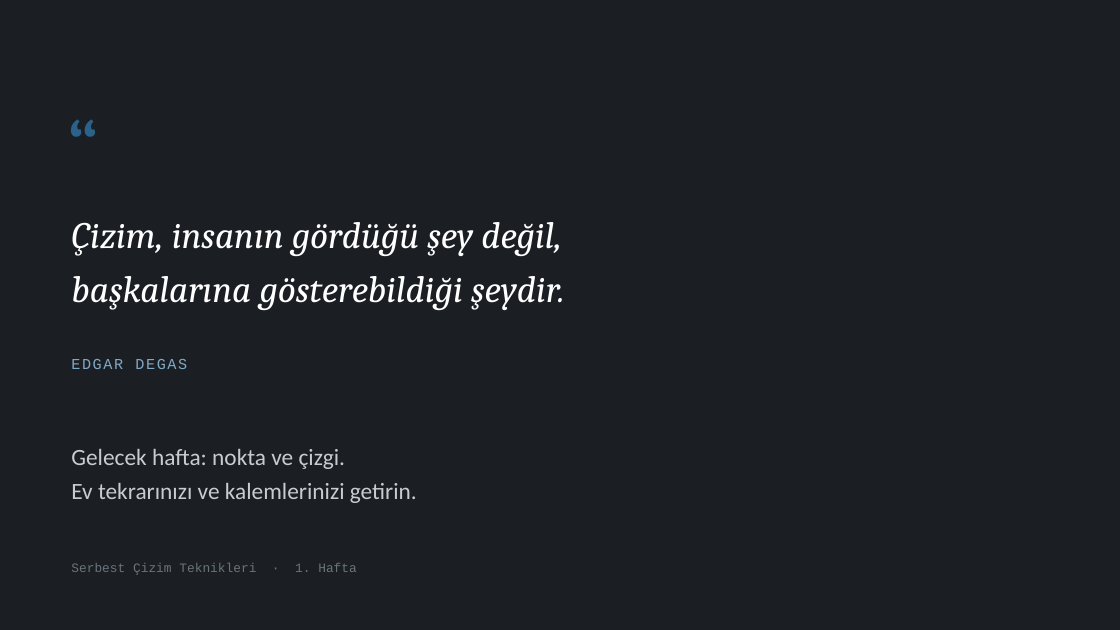
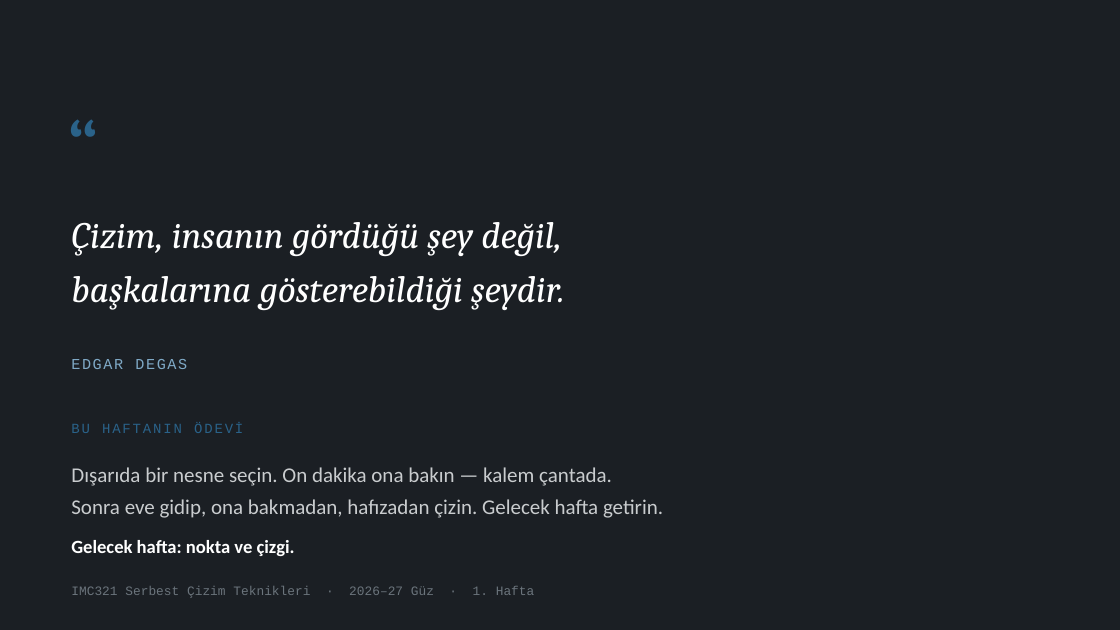
Before and after one commit to bunal91/sanat-ve-mekan, a slide deck: slide 35 of ders/serbest-cizim-teknikleri/02-1hafta-sunum.pptx (slide 34 before the commit). Drawn at 1120x630 pixels with LibreOffice and Linux fonts; fonts in the diff are those of the drawing. Boxes give left, top, right and bottom in pixels: in the first picture for what was removed or moved away, otherwise in the second. Text is boxed around its words. In the diff, an @@ line names an element or a change of style, - is before the commit and + after.

```diff
--- a/ders/serbest-cizim-teknikleri/02-1hafta-sunum.pptx
+++ b/ders/serbest-cizim-teknikleri/02-1hafta-sunum.pptx
@@ text added at (x1=71, y1=424, x2=243, y2=433), 12 pt, text #2A6289 @@
+BU HAFTANIN ÖDEVİ
@@ text added at (x1=71, y1=467, x2=663, y2=518), 18 pt, text #C9CCCE @@
+Dışarıda bir nesne seçin. On dakika ona bakın — kalem çantada.
+Sonra eve gidip, ona bakmadan, hafızadan çizin. Gelecek hafta getirin.
@@ text at (x1=71, y1=483, x2=417, y2=503): paragraph removed @@
-Ev tekrarınızı ve kalemlerinizi getirin.
@@ text "Gelecek hafta: nokta ve çizgi." moved from (x1=71, y1=449, x2=417, y2=503) to (x1=71, y1=540, x2=295, y2=556) @@
@@ text "Gelecek hafta: nokta ve çizgi." at (x1=71, y1=540, x2=295, y2=556): size 20 to 16 pt, text colour #C9CCCE to #FFFFFF, bold on; line spacing 29pt to 1 @@
@@ text at (x1=71, y1=586, x2=535, y2=598): text changed @@
-Serbest Çizim Teknikleri · 1. Hafta
+IMC321 Serbest Çizim Teknikleri · 2026–27 Güz · 1. Hafta
```
Also in this commit, not shown: 12 other slides changed, 5 slides added, 4 slides removed, 2 other files.
